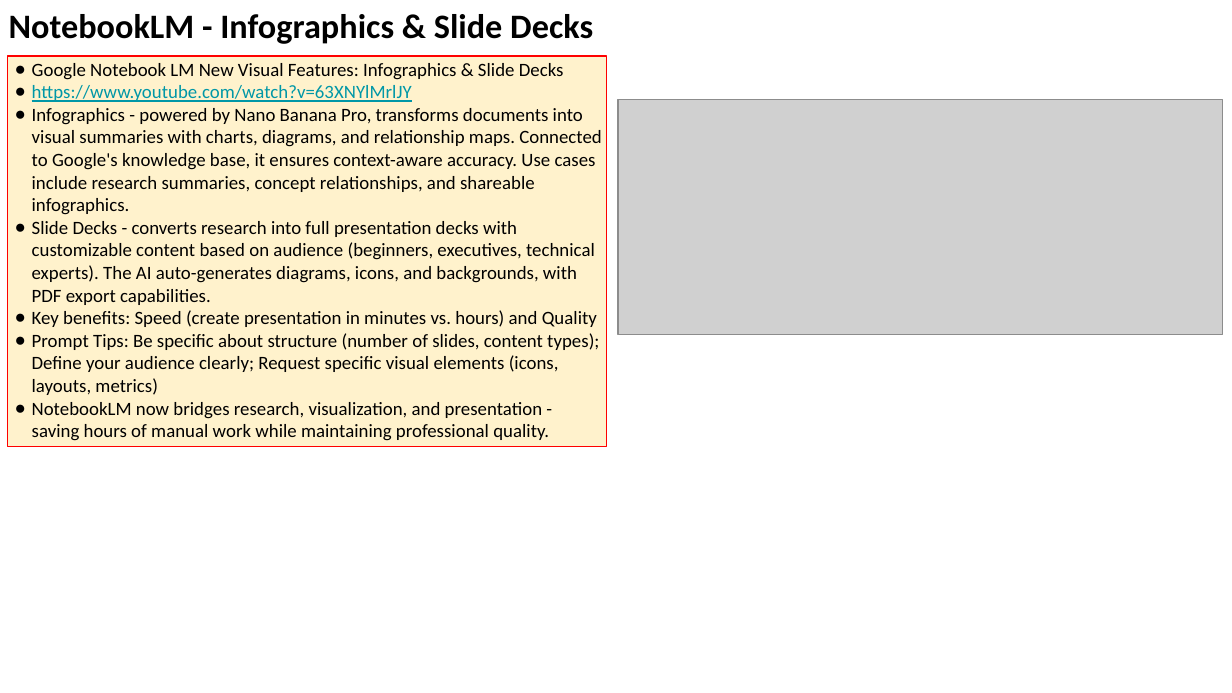
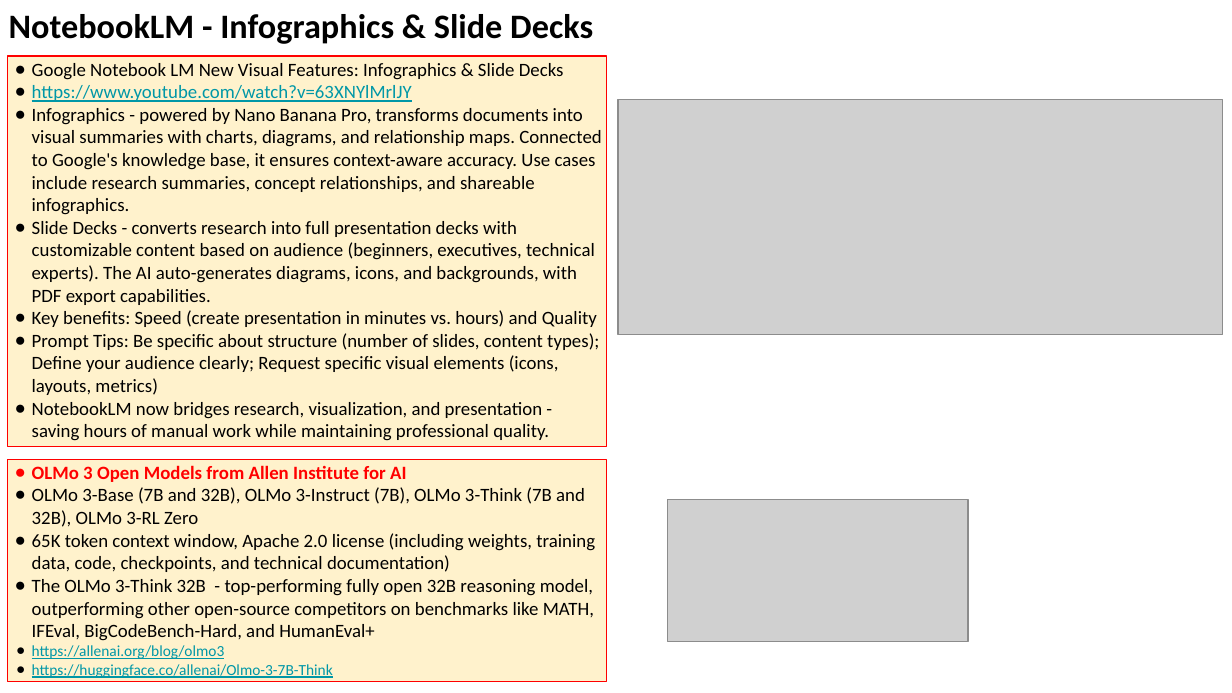
Before and after one commit to lselector/seminar, a slide deck: slide 4 of 2025/2025-11-28-AI-Updates.pptx. Drawn at 1232x693 pixels with LibreOffice and Linux fonts; fonts in the diff are those of the drawing; grey boxes stand for pictures. Boxes give left, top, right and bottom in pixels: in the first picture for what was removed or moved away, otherwise in the second. Text is boxed around its words. In the diff, an @@ line names an element or a change of style, - is before the commit and + after.

```diff
--- a/2025/2025-11-28-AI-Updates.pptx
+++ b/2025/2025-11-28-AI-Updates.pptx
@@ rectangle added at (7, 460, 606, 681), fill #FFF2CC, outline #FF0000 0.75 pt, 11 pt, text #000000 @@
+● OLMo 3 Open Models from Allen Institute for AI
+● OLMo 3-Base (7B and 32B), OLMo 3-Instruct (7B), OLMo 3-Think (7B and 32B), OLMo 3-RL Zero
+● 65K token context window, Apache 2.0 license (including weights, training data, code, checkpoints, and technical documentation)
+● The OLMo 3-Think 32B - top-performing fully open 32B reasoning model, outperforming other open-source competitors on benchmarks like MATH, IFEval, BigCodeBench-Hard, and HumanEval+
+● https://allenai.org/blog/olmo3
+● https://huggingface.co/allenai/Olmo-3-7B-Think
@@ picture added at (668, 499, 968, 641) @@
```
Also in this commit, not shown: 4 other slides changed, 4 slides added.
